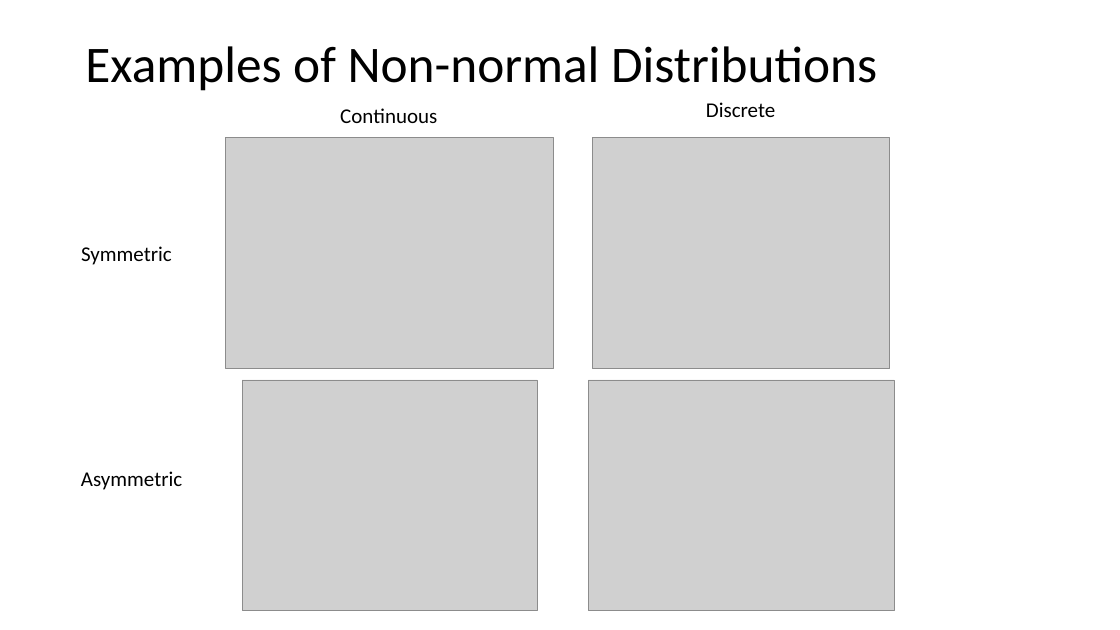
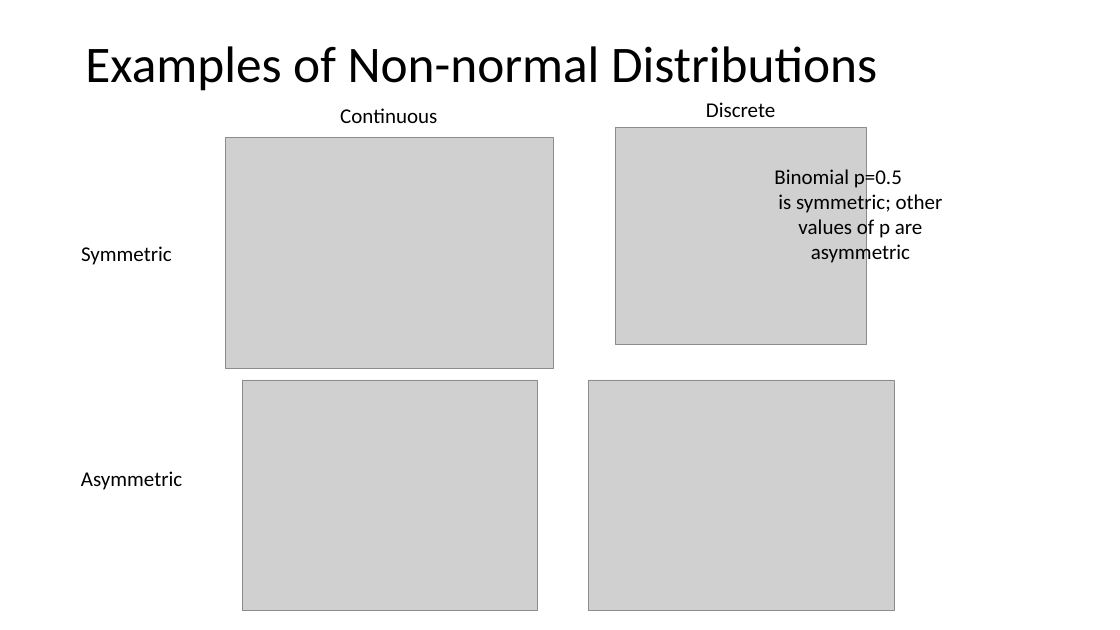
Before and after one commit to ELaBrecque-MMC/RegressionModelOverview, a slide deck: slide 9 of Notes/RegressionModelOverview.pptx. Drawn at 1120x630 pixels with LibreOffice and Linux fonts; fonts in the diff are those of the drawing; grey boxes stand for pictures. Boxes give left, top, right and bottom in pixels: in the first picture for what was removed or moved away, otherwise in the second. Text is boxed around its words. In the diff, an @@ line names an element or a change of style, - is before the commit and + after.

Commit message:
Fixed error about Binomial distribution always being symmetric.

```diff
--- a/Notes/RegressionModelOverview.pptx
+++ b/Notes/RegressionModelOverview.pptx
@@ picture resized from (x1=592, y1=138, x2=890, y2=369) to (x1=616, y1=128, x2=867, y2=345) @@
@@ text added at (x1=774, y1=166, x2=943, y2=266), 18 pt, text #000000 @@
+Binomial p=0.5
+is symmetric; other values of p are asymmetric
```
